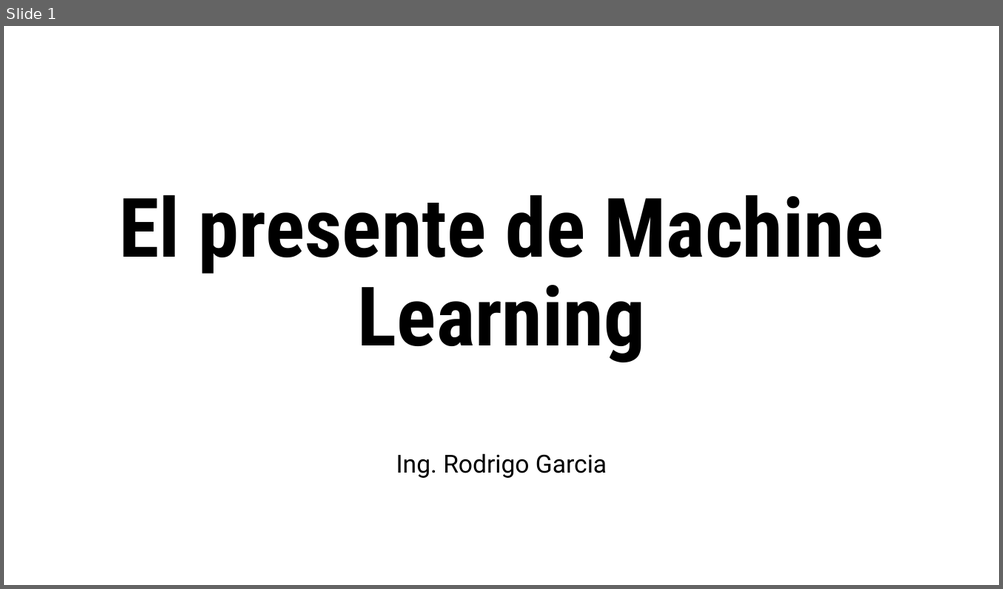
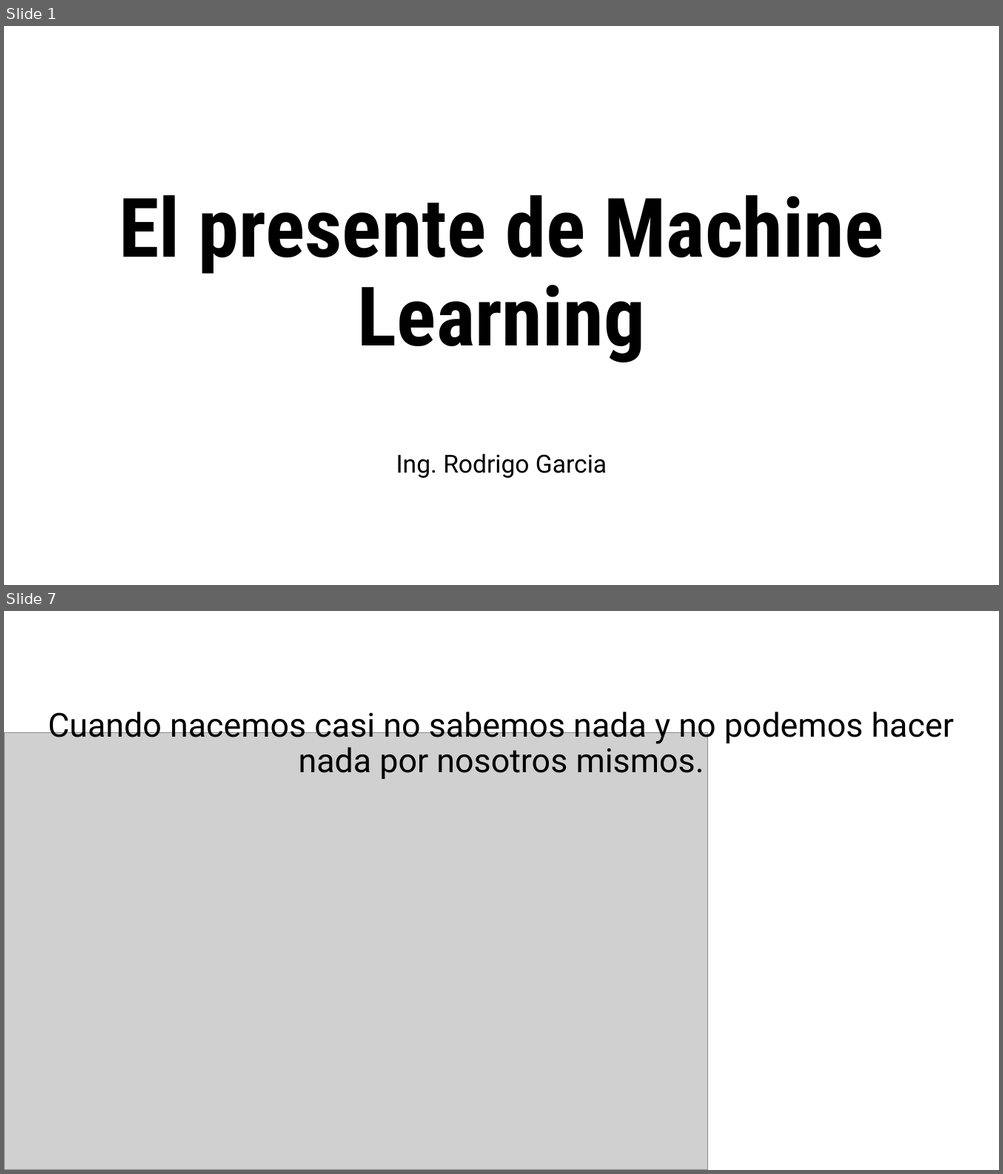
Before and after one commit to raxielh/Conferencias, a slide deck: El presente de Machine Learning.pptx. Shown one above the other, each under a label of ours: slide 1 before the commit, slides 1 and 7 after it; the slides between them are not shown. The pictures are 1003x589 and 1003x1174 pixels, drawn with LibreOffice and Linux fonts; fonts in the diff are those of the drawing; grey boxes stand for pictures. Boxes give left, top, right and bottom in pixels: in the first picture for what was removed or moved away, otherwise in the second. Text is boxed around its words. In the diff, an @@ line names an element or a change of style, - is before the commit and + after.

```diff
--- a/El presente de Machine Learning.pptx
+++ b/El presente de Machine Learning.pptx
@@ slide 7 added at bbox=[4, 611, 999, 1170], background #FFFFFF @@
@@ text added at bbox=[48, 712, 953, 779], 32 pt, text #000000 @@
+Cuando nacemos casi no sabemos nada y no podemos hacer nada por nosotros mismos.
@@ picture added at bbox=[4, 733, 708, 1170] @@
```
Also in this commit, not shown: 1 slide changed, 10 other slides added, 1 slide removed, 1 other file.
